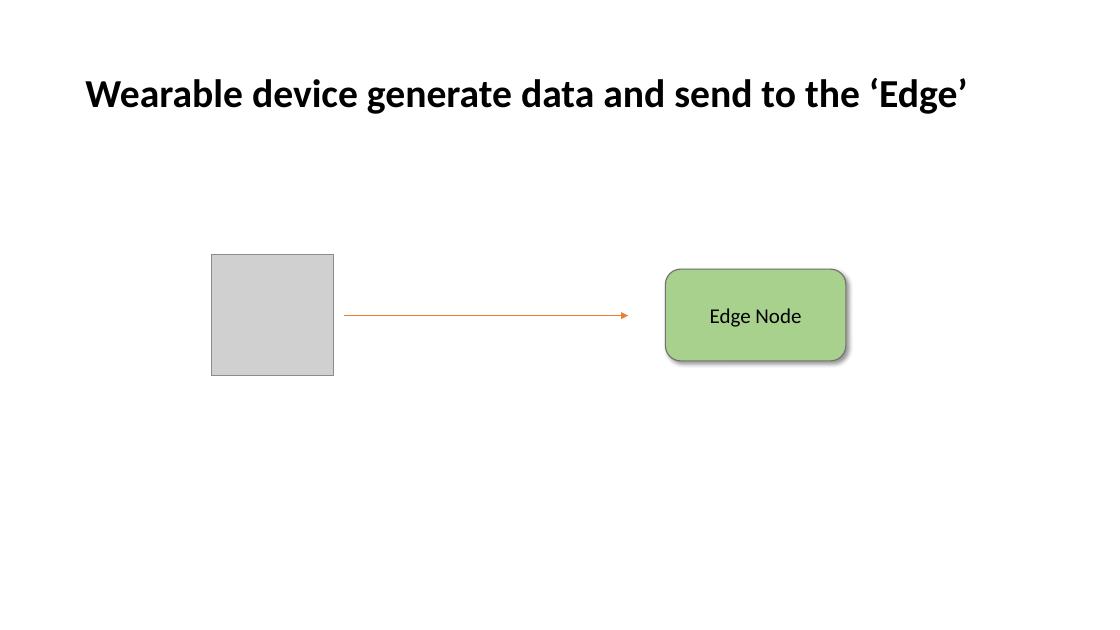
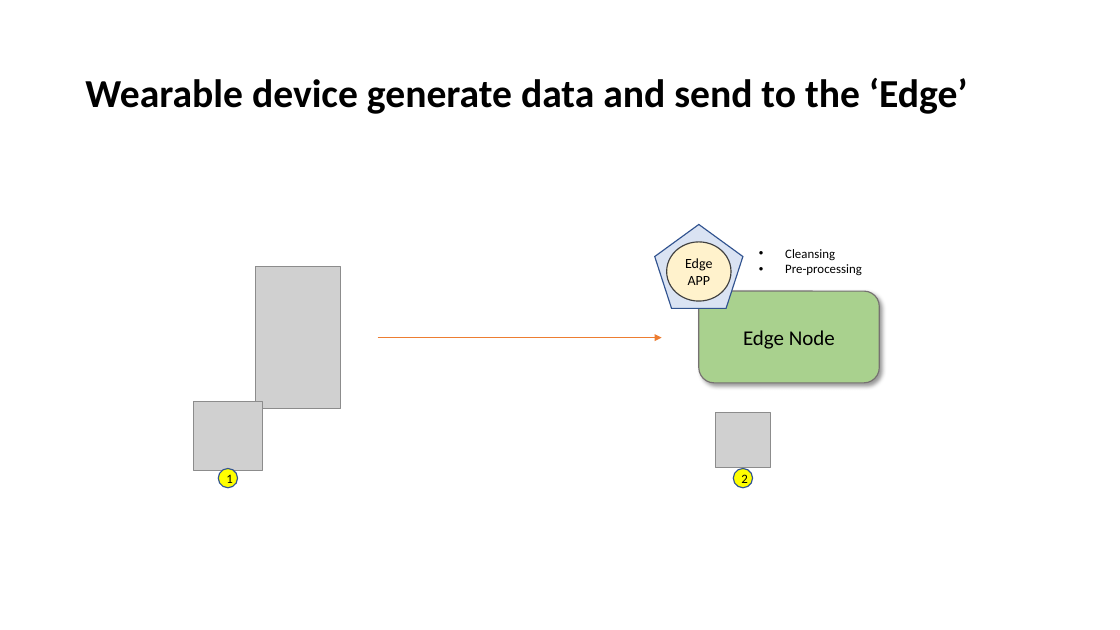
Before and after one commit to pdgetrf/fw_intern_2022, a slide deck: slide 7 of docs/architecture.pptx (slide 5 before the commit). Drawn at 1120x630 pixels with LibreOffice and Linux fonts; fonts in the diff are those of the drawing; grey boxes stand for pictures. Boxes give left, top, right and bottom in pixels: in the first picture for what was removed or moved away, otherwise in the second. Text is boxed around its words. In the diff, an @@ line names an element or a change of style, - is before the commit and + after.

```diff
--- a/docs/architecture.pptx
+++ b/docs/architecture.pptx
@@ pentagon added at (655,224,743,308), fill #DAE3F3, outline #325491 1 pt @@
@@ picture removed at (212,255,334,376) @@
@@ picture added at (255,266,340,408) @@
@@ ellipse added at (667,242,732,301), fill #FFF2CC, outline #404040 1 pt, 12 pt, text #000000 @@
+Edge APP
@@ text added at (785,249,862,276), 11 pt, text #000000 @@
+• Cleansing
+• Pre-processing
@@ rounded rectangle "Edge Node": place and size @@
-rounded rectangle "Edge Node" at (665,269,846,360)
+rounded rectangle "Edge Node" at (699,292,880,383)
@@ arrow moved from (344, 316) - (628, 316) to (378, 338) - (662, 338) @@
@@ picture added at (193,402,262,471) @@
@@ picture added at (716,413,770,467) @@
@@ ellipse added at (218,469,238,488), fill #FFFF00, outline #325491 1 pt, 11 pt, text #000000 @@
+1
@@ ellipse added at (734,469,753,488), fill #FFFF00, outline #325491 1 pt, 11 pt, text #000000 @@
+2
```
Also in this commit, not shown: 4 other slides changed, 5 slides added, 3 slides removed.
